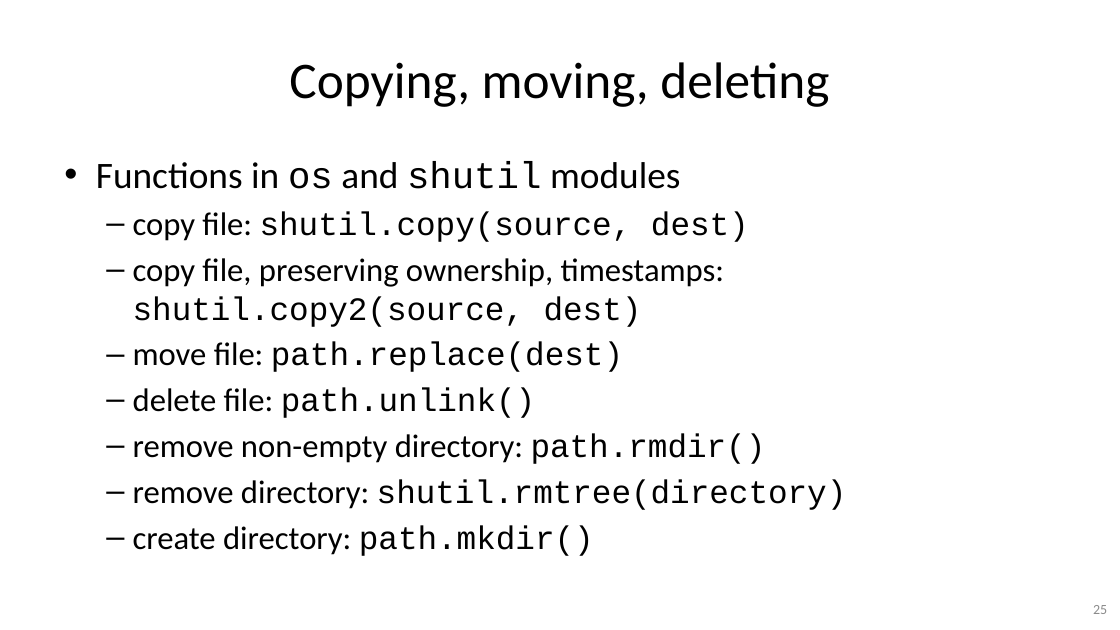
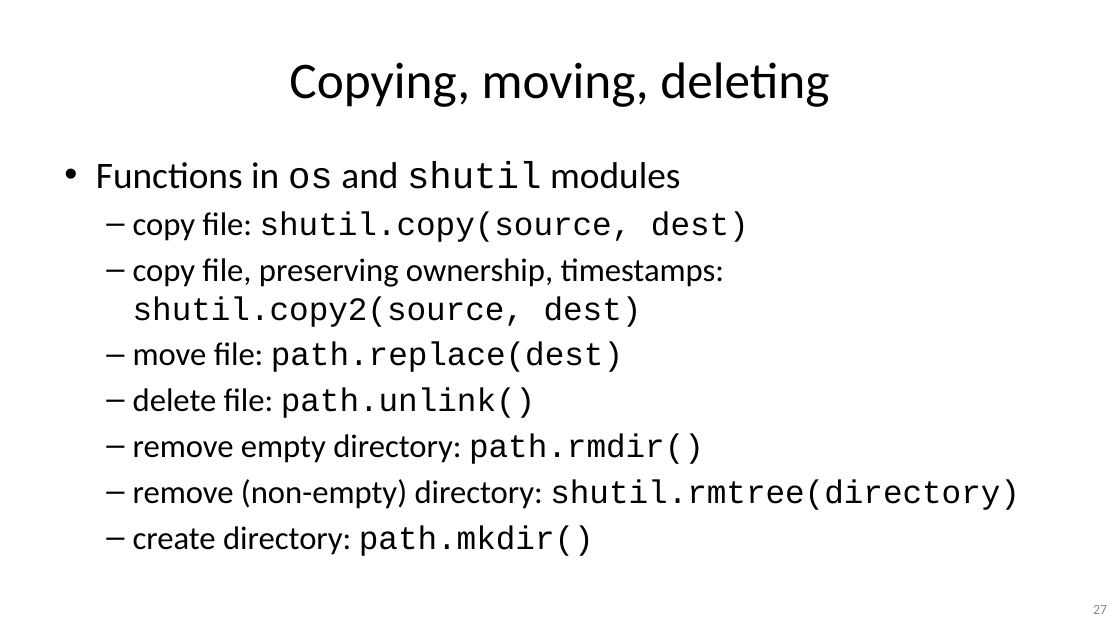
Before and after one commit to gjbex/Python-for-systems-programming, a slide deck: slide 27 of python_for_systems_programming.pptx (slide 25 before the commit). Drawn at 1120x630 pixels with LibreOffice and Linux fonts; fonts in the diff are those of the drawing. Boxes give left, top, right and bottom in pixels: in the first picture for what was removed or moved away, otherwise in the second. Text is boxed around its words. In the diff, an @@ line names an element or a change of style, - is before the commit and + after.

Commit message:
Fix typos

```diff
--- a/python_for_systems_programming.pptx
+++ b/python_for_systems_programming.pptx
@@ text at (133, 433, 1020, 510): text changed @@
-  – remove non-empty directory: path.rmdir()
-  – remove directory: shutil.rmtree(directory)
+  – remove empty directory: path.rmdir()
+  – remove (non-empty) directory: shutil.rmtree(directory)
@@ page number at (1093, 605, 1107, 614): text changed @@
-25
+27
```
Also in this commit, not shown: 5 other slides changed, 2 slides added.
